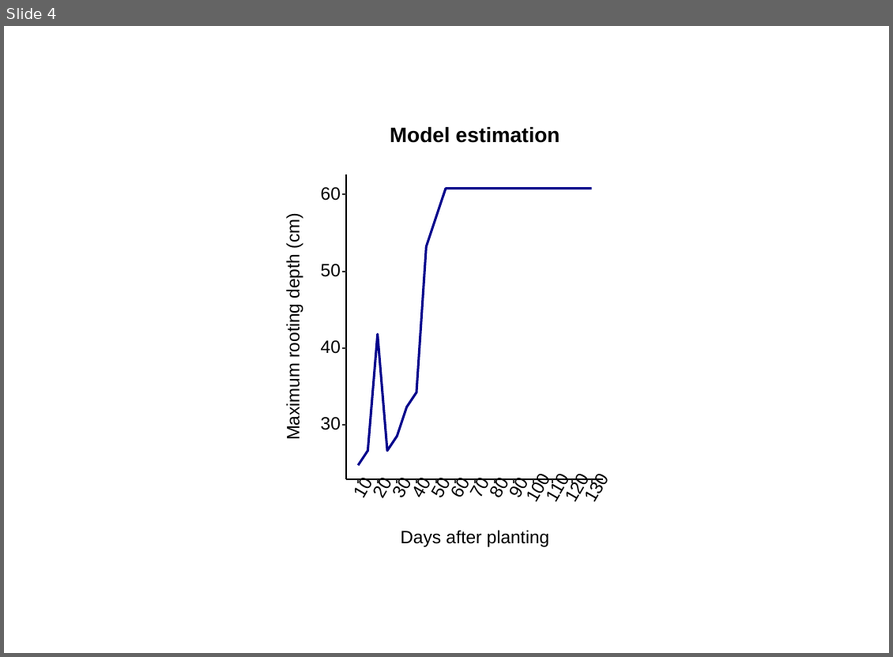
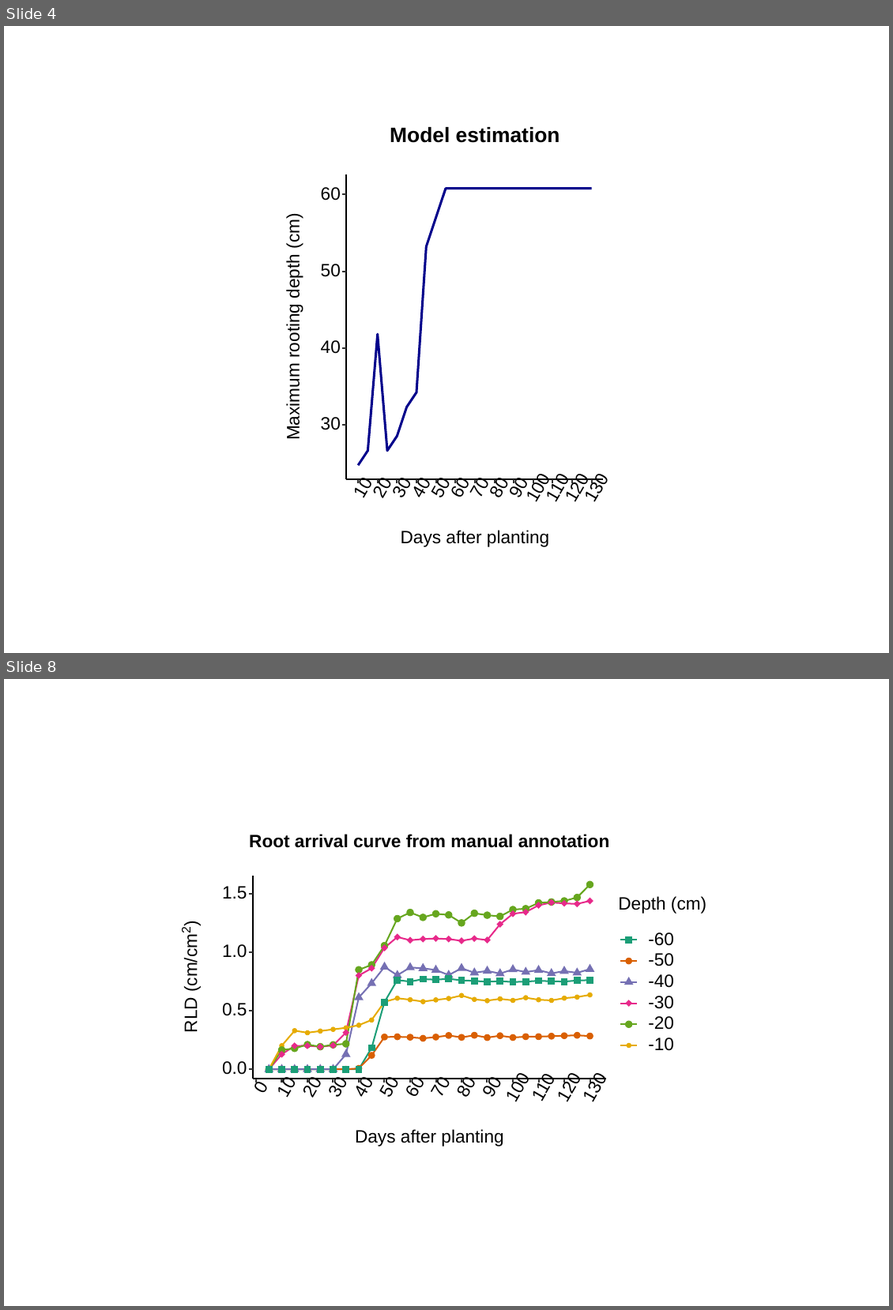
Before and after one commit to kainingzhou/autocam_to_autoanalysis, a slide deck: 3_make comparision graphs/ggplot2_plot.pptx. Shown one above the other, each under a label of ours: slide 4 before the commit, slides 4 and 8 after it; the slides between them are not shown. The pictures are 893x657 and 893x1310 pixels, drawn with LibreOffice and Linux fonts; fonts in the diff are those of the drawing. Boxes give left, top, right and bottom in pixels: in the first picture for what was removed or moved away, otherwise in the second. Text is boxed around its words. In the diff, an @@ line names an element or a change of style, - is before the commit and + after.

```diff
--- a/3_make comparision graphs/ggplot2_plot.pptx
+++ b/3_make comparision graphs/ggplot2_plot.pptx
@@ slide 8 added at (x1=4, y1=679, x2=889, y2=1306), background #FFFFFF @@
@@ group added at (x1=179, y1=831, x2=714, y2=1154): 113 freeform shapes, 81 ellipses, 30 texts, 3 rectangles @@
+0.0
+0.5
+1.0
+1.5
+0
+10
+20
+30
+40
+50
+60
+70
+80
+90
+100
+110
+120
+130
+Days after planting
+RLD (cm/cm
+2
+)
+Depth (cm)
+-60
+-50
+-40
+-30
+-20
+-10
+Root arrival curve from manual annotation
```
Also in this commit, not shown: 4 other slides added, 1 other file.
